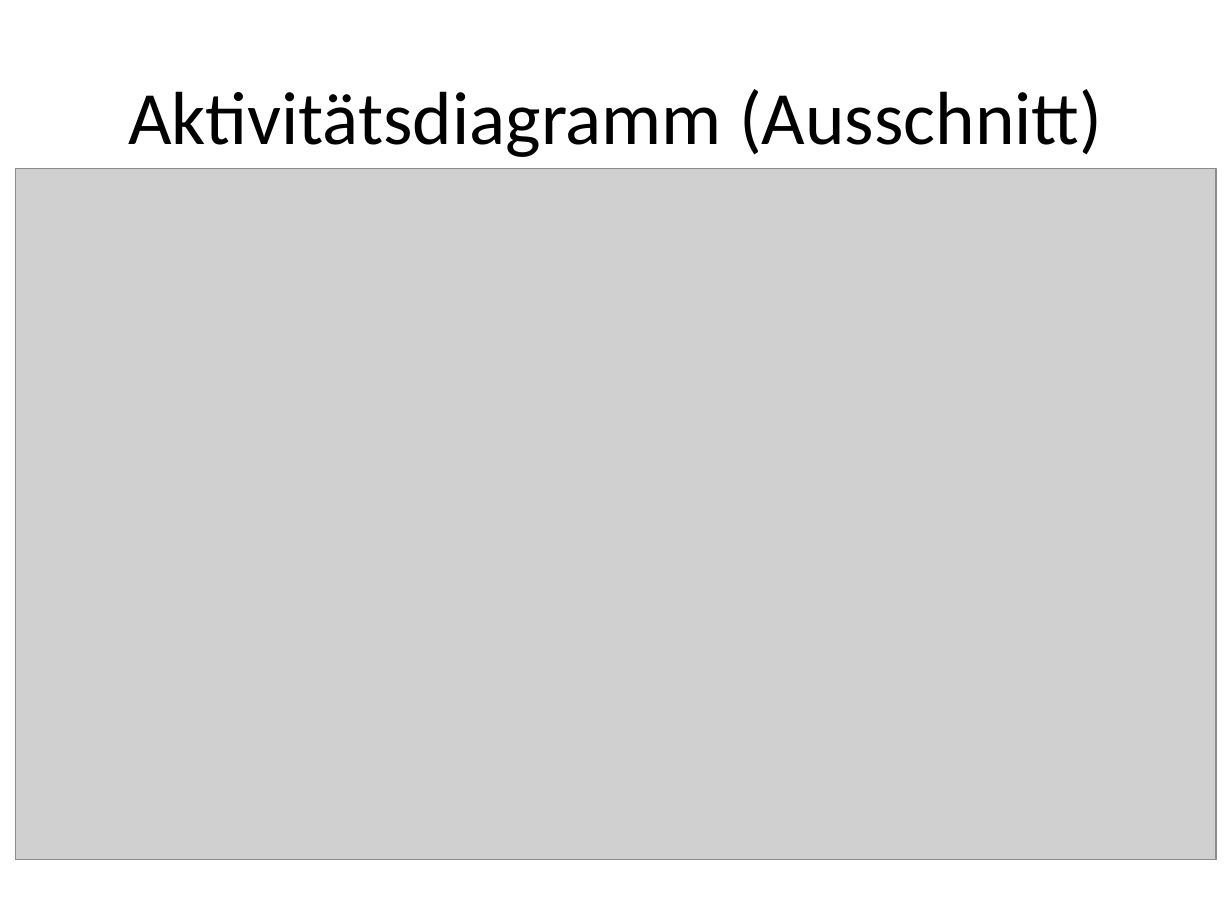
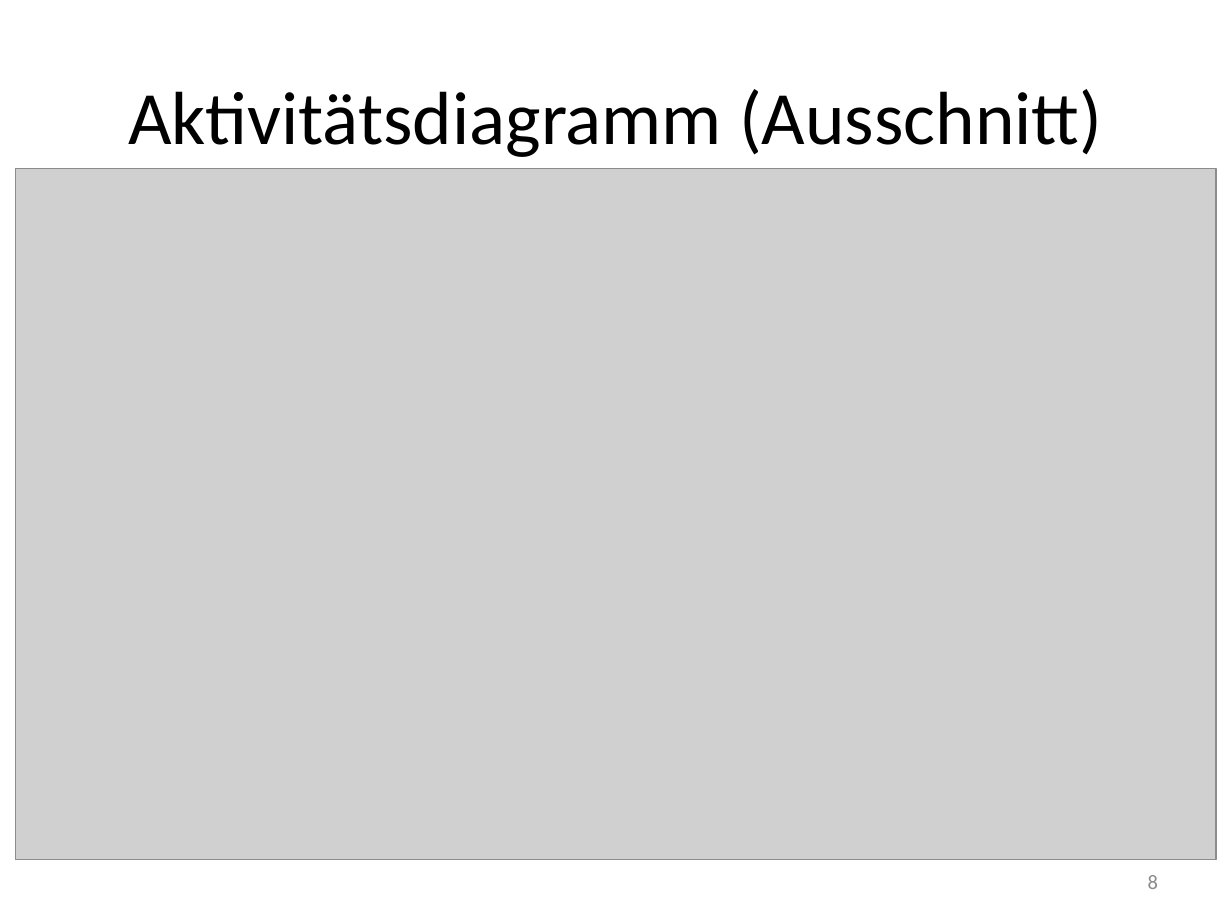
Before and after one commit to Dusty0071/OberstufenProjekt, a slide deck: slide 8 of Präsentation/FIA63Gruppe#3.pptx. Drawn at 1232x924 pixels with LibreOffice and Linux fonts; fonts in the diff are those of the drawing; grey boxes stand for pictures. Boxes give left, top, right and bottom in pixels: in the first picture for what was removed or moved away, otherwise in the second. Text is boxed around its words. In the diff, an @@ line names an element or a change of style, - is before the commit and + after.

```diff
--- a/Präsentation/FIA63Gruppe#3.pptx
+++ b/Präsentation/FIA63Gruppe#3.pptx
@@ page number added at <box>1148,875,1158,889</box>, 12 pt, text #8C8C8C @@
+8
```
Also in this commit, not shown: 11 other slides changed.
